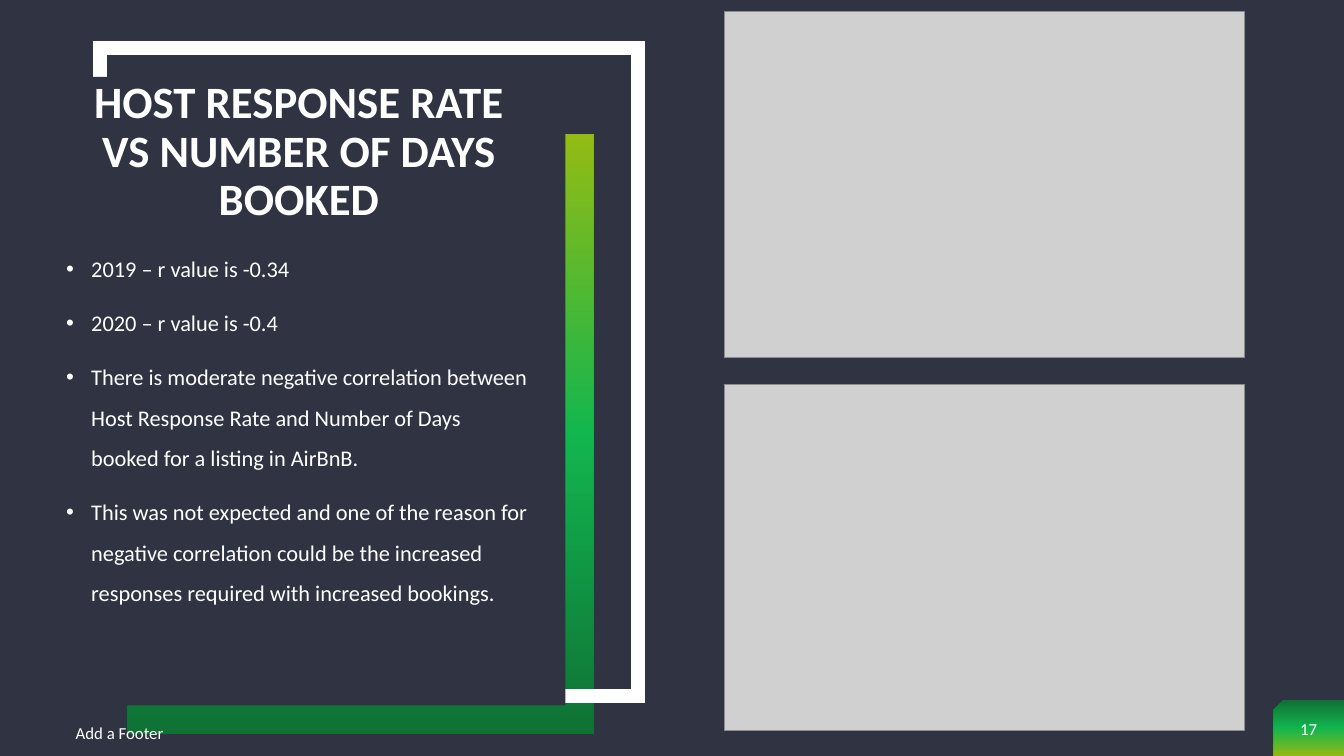
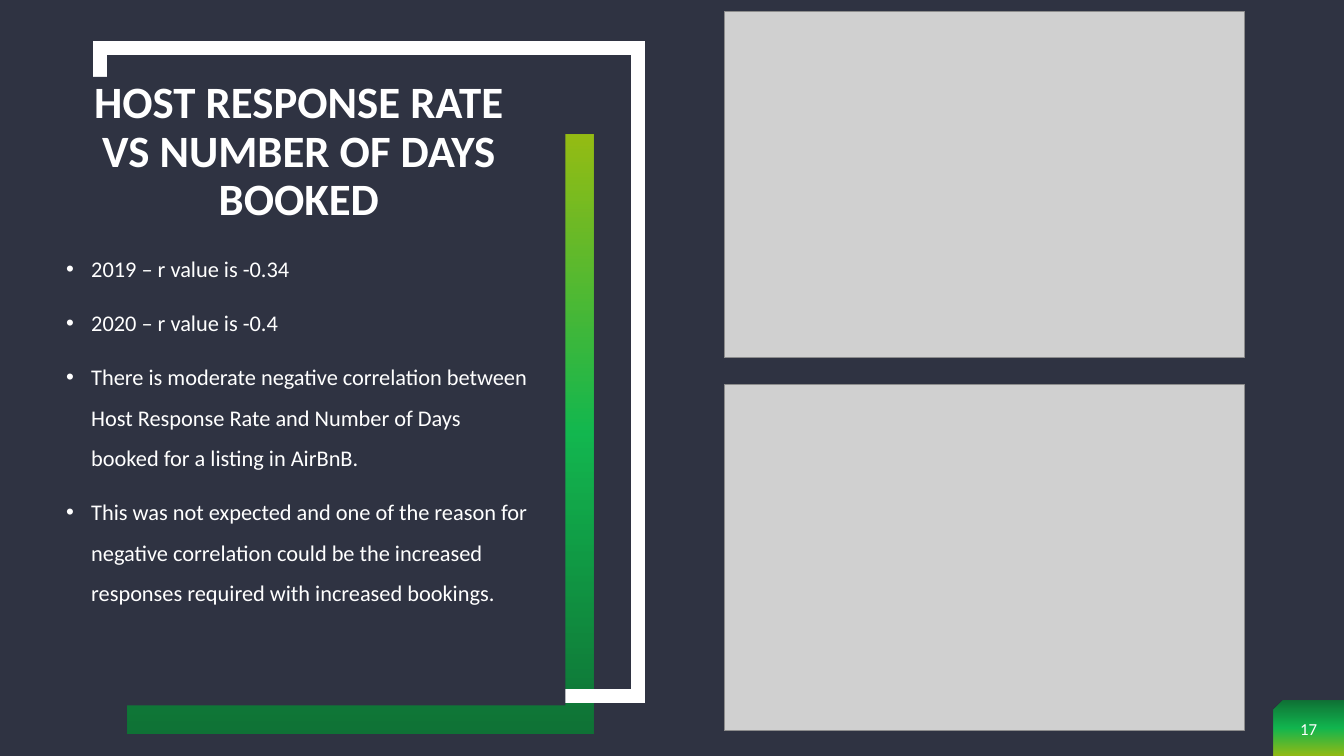
Before and after one commit to cjdance/Project_1, a slide deck: slide 17 of AirBnb Project - Sherin, Neena and Cody.pptx. Drawn at 1344x756 pixels with LibreOffice and Linux fonts; fonts in the diff are those of the drawing; grey boxes stand for pictures. Boxes give left, top, right and bottom in pixels: in the first picture for what was removed or moved away, otherwise in the second. Text is boxed around its words. In the diff, an @@ line names an element or a change of style, - is before the commit and + after.

Commit message:
changes to footer

```diff
--- a/AirBnb Project - Sherin, Neena and Cody.pptx
+++ b/AirBnb Project - Sherin, Neena and Cody.pptx
@@ text removed at (x1=76, y1=726, x2=164, y2=744) @@
-Add a Footer
```
Also in this commit, not shown: 11 other slides changed.
